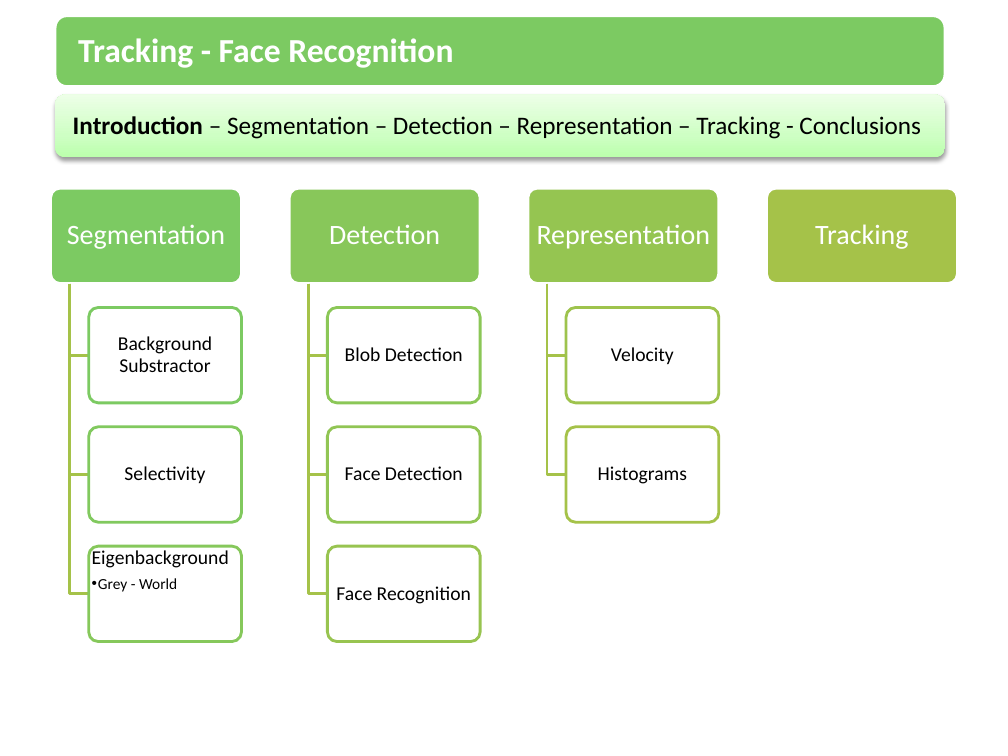
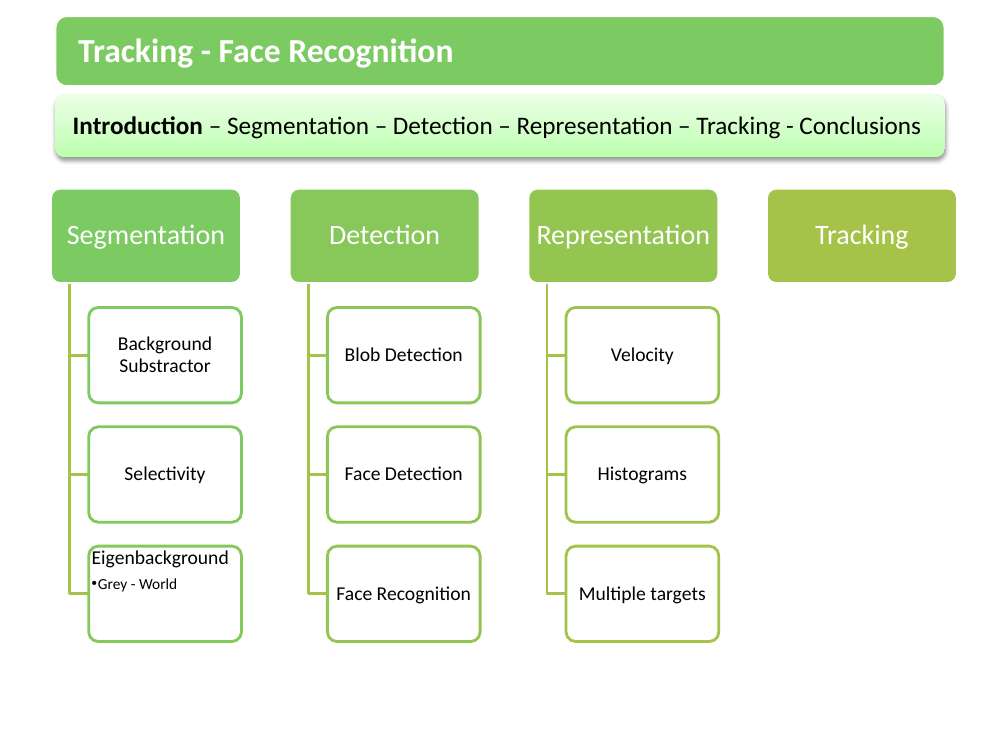
Before and after one commit to amounir86/mcvai-tracking, a slide deck: slide 3 of trunk/Presentation/Tracking.pptx. Drawn at 1008x756 pixels with LibreOffice and Linux fonts; fonts in the diff are those of the drawing. Boxes give left, top, right and bottom in pixels: in the first picture for what was removed or moved away, otherwise in the second. Text is boxed around its words. In the diff, an @@ line names an element or a change of style, - is before the commit and + after.

```diff
--- a/trunk/Presentation/Tracking.pptx
+++ b/trunk/Presentation/Tracking.pptx
@@ freeform shape added at (547, 283, 566, 594), outline #A5C249 2 pt @@
@@ rounded rectangle added at (566, 546, 720, 642), fill #FFFFFF at 90% opacity, outline #A5C249 2 pt @@
@@ text added at (579, 586, 705, 604), 14 pt, text #000000 @@
+Multiple targets
```
Also in this commit, not shown: 1 other slide changed.
